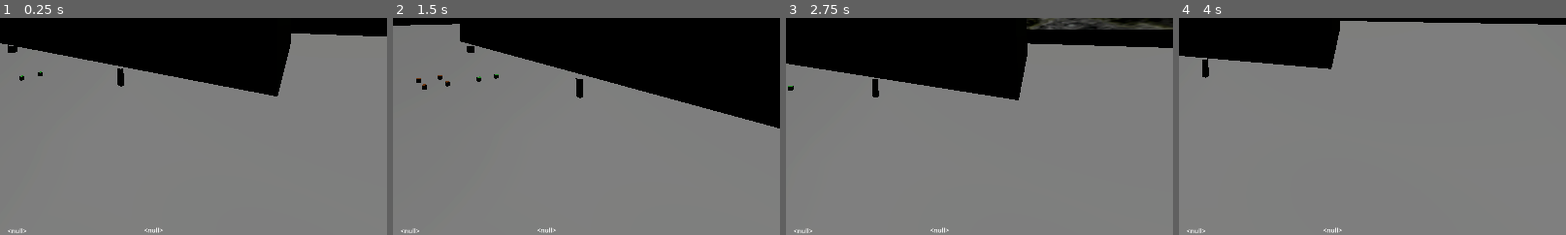
Above: before the commit, frames 1-4 (left to right).
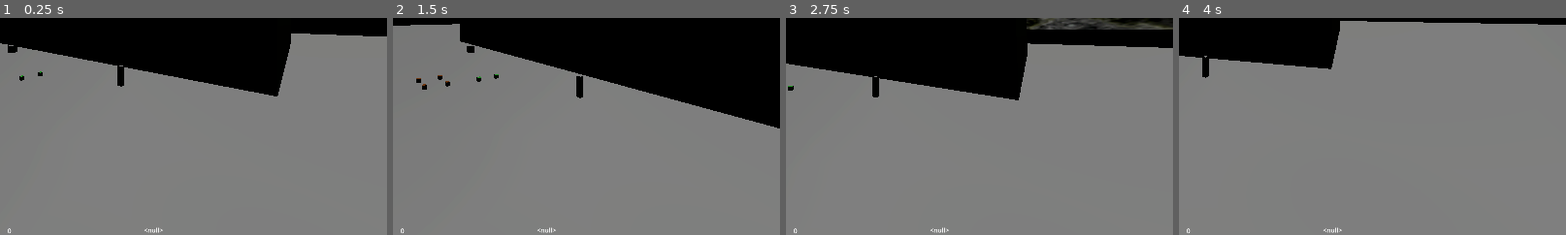
Above: after the commit, the same moments.

Repository: sharwenn-dev/debasement-game
Game: Godot game, scene res://test_world.tscn
Same seed, same stepped clock (60 frames per second), same inputs: the game is played once before the commit and once after it.
Inputs (mouse positions are % of the whole screen's width and height, from its top left):
- Up to frame 1 (0.25 s): no input
- Up to frame 2 (1.5 s): tap Enter (ui_accept) at 0.5, 0.77 s; move the mouse to (55, 50) at 0.52 s; hold Up (ui_up) from 0.53 s (still down); tap F (interact) at 0.6, 1.35 s; move the mouse to (45, 50) at 1.27 s
- Up to frame 3 (2.75 s): keep holding Up (ui_up); tap Enter (ui_accept) at 1.52 s; move the mouse to (52, 48) at 2.02 s; tap F (interact) at 2.1 s
- Up to frame 4 (4 s): keep holding Up (ui_up); tap Enter (ui_accept) at 2.75, 3.02, 3.77 s; move the mouse to (49, 52) at 2.77 s; tap F (interact) at 2.85, 3.6 s; move the mouse to (57, 51) at 3.52 s
The pictures show only the part of the screen within x 38-88%, y 50-100%; the shares and areas given below are measured in that part.

The runs differ from the first frame. In frame 1, less than 0.1% of the frame differs, in the area x 2-33%, y 21-100%; in frame 2, less than 0.1%; in frame 3, less than 0.1%; in frame 4, less than 0.1%.

Commit message:
5/15 item class OVERHAUL and value/weapon prep

Diff:
--- a/base_human.gd
+++ b/base_human.gd
@@ -10,6 +10,7 @@
 	"health": 50,
 	"max_hunger": 100,
 	"hunger": 10,
+	"can_talk": true,
 	"talked_to": false,
 	"dialogue_set": dialogue,
 }
@@ -30,24 +31,29 @@
 	if can_be_hit:
 		data.health = clamp(data.health - damage, 0, data.max_health)
 		can_be_hit = false
+		player.end_dialogue()
+		data.can_talk = false
 		var timer = get_tree().create_timer(0.2)
 		await timer.timeout
 		can_be_hit = true
 
+@warning_ignore("unused_parameter")
 func _physics_process(delta: float) -> void:
 	#if player.in_dialogue and dialogue_range.monitoring and not in_dialogue_range:
 		#player.end_dialogue() # FIX HERE!!!!
 	if data.health <= 0:
+		player.data.value_progs.kills += 1
 		queue_free()
 
 func interact():
 	#data.hunger = clamp(data.hunger + 30, 0, data.max_hunger)
 	#queue_free()
-	in_dialogue_range = true
-	dialogue_range.monitoring = true
-	player.do_dialogue(dialogue, 0, self)
-	data.talked_to = true
-	data.dialogue_set = dialogue2
+	if data.can_talk:
+		in_dialogue_range = true
+		dialogue_range.monitoring = true
+		player.do_dialogue(dialogue, 0, self)
+		data.talked_to = true
+		data.dialogue_set = dialogue2
 
 func _on_dialogue_range_body_entered(body: Node3D) -> void:
 	if body == player:
--- a/debase_player.tscn
+++ b/debase_player.tscn
@@ -135,21 +135,17 @@
 	in_dialogue = false
 	return
 
-func get_item(item, side, rotation):
+func get_item(item, side):
 	item.use_collision = false # probably change for type later
 	item.get_parent().remove_child(item)
 	side.add_child(item) #REMOVE PARENT, CHANGE PARENT
-	item.rotation = rotation
 	item.global_position = side.global_position
 
-func drop_item(item, rotation):
+func drop_item(item):
 	var point = floor_ray.get_collision_point()
-	var rand_rotate = randf()
 	item.get_parent().remove_child(item)
 	get_tree().get_root().add_child(item)
 	item.use_collision = true
-	rotation = rotation.normalized()
-	item.rotate_object_local(rotation, rand_rotate)
 	item.global_position = point
 	item.global_position.y += 0.05
 
@@ -161,12 +157,12 @@
 
 	if Input.is_action_just_pressed(\"drop_left\") and data.left != null \\
 	and is_on_floor():
-		drop_item(data.left, data.left.floor_rotation)
+		drop_item(data.left)
 	if Input.is_action_just_pressed(\"drop_right\") and data.right != null \\
 	and is_on_floor():
-		drop_item(data.right, data.right.floor_rotation)
-
-	$head/Camera3D/HUD/left_test.text = str(data.left)
+		drop_item(data.right)
+
+	$head/Camera3D/HUD/left_test.text = str(data.value_progs.kills)
 	$head/Camera3D/HUD/right_test.text = str(data.right)
 	if Input.is_action_just_pressed(\"left_click\") and data.left != null:
 		data.left.activate()
@@ -185,9 +181,9 @@
 	elif hit and hit.is_in_group(\"Item\") and not in_dialogue:
 		can_pickup = true
 		if Input.is_action_just_pressed(\"left_click\") and data.left == null:
-			get_item(hit, left_node, hit.pickup_rotation)
+			get_item(hit, left_node)
 		elif Input.is_action_just_pressed(\"right_click\") and data.right == null:
-			get_item(hit, right_node, hit.pickup_rotation)
+			get_item(hit, right_node)
 	else:
 		can_interact = false
 		can_pickup = false
--- a/hit_box.tscn
+++ b/hit_box.tscn
@@ -1,8 +1,12 @@
-[gd_scene load_steps=3 format=3 uid="uid://scwaqkagbi3a"]
+[gd_scene load_steps=4 format=3 uid="uid://scwaqkagbi3a"]
 
 [ext_resource type="Script" uid="uid://c1pgidpmch25f" path="res://hit_box.gd" id="1_hmo53"]
 
 [sub_resource type="BoxShape3D" id="BoxShape3D_r4pjb"]
+
+[sub_resource type="StandardMaterial3D" id="StandardMaterial3D_hmo53"]
+transparency = 1
+albedo_color = Color(0.87451, 0.054902, 0.0901961, 1)
 
 [node name="hit_box" type="Area3D"]
 script = ExtResource("1_hmo53")
@@ -11,4 +15,8 @@
 shape = SubResource("BoxShape3D_r4pjb")
 debug_color = Color(0, 0.6, 0.701961, 1)
 
+[node name="CSGBox3D" type="CSGBox3D" parent="."]
+transform = Transform3D(1, 0, 0, 0, 1, 0, 0, 0, 1, 0.00360966, 0, 0)
+material = SubResource("StandardMaterial3D_hmo53")
+
 [connection signal="body_entered" from="." to="." method="_on_body_entered"]
--- /dev/null
+++ b/items/base_item.gd
@@ -0,0 +1,16 @@
+class_name BaseItem extends CSGBox3D
+
+@onready var player = get_tree().get_first_node_in_group("Player")
+@onready var data = player.data
+
+var current_scene = null
+var origin_scene = null
+
+func _ready() -> void:
+	current_scene = get_tree().current_scene
+	origin_scene = current_scene
+
+func check_origin():
+	current_scene = get_tree().current_scene
+	if origin_scene != current_scene:
+		queue_free()
--- /dev/null
+++ b/items/base_item.tscn
@@ -0,0 +1,6 @@
+[gd_scene load_steps=2 format=3 uid="uid://cytnfro4xomb5"]
+
+[ext_resource type="Script" uid="uid://ba1f5mhb3v0pm" path="res://items/base_item.gd" id="1_m53hc"]
+
+[node name="base_item" type="CSGBox3D"]
+script = ExtResource("1_m53hc")
--- a/items/food_item.gd
+++ b/items/food_item.gd
@@ -1,7 +1,8 @@
-extends CSGBox3D
+extends BaseItem
 
-@onready var player = get_tree().get_first_node_in_group("Player")
-@onready var data = player.data
+@warning_ignore("unused_parameter")
+func _process(delta: float) -> void:
+	check_origin()
 
 func activate():
 	data.hunger = clamp(data.hunger + 30, 0, data.max_hunger)
--- a/items/health_item.gd
+++ b/items/health_item.gd
@@ -1,7 +1,8 @@
-extends CSGBox3D
+extends BaseItem
 
-@onready var player = get_tree().get_first_node_in_group("Player")
-@onready var data = player.data
+@warning_ignore("unused_parameter")
+func _process(delta: float) -> void:
+	check_origin()
 
 func activate():
 	data.health = clamp(data.health + 20, 0, data.max_health)
--- a/items/test_weapon.gd
+++ b/items/test_weapon.gd
@@ -1,21 +1,12 @@
-extends CSGBox3D
-
-@onready var player = get_tree().get_first_node_in_group("Player")
-@onready var data = player.data
+extends BaseItem
 
 @onready var hitbox = preload("res://hit_box.tscn")
 
-var floor_rotation = Vector3(
-	randf_range(-PI, PI),
-	randf_range(-PI, PI), # THIS IS SO WEIRD
-	randf_range(-PI, PI)
-)
-var pickup_rotation = Vector3(0, 0, 0)
-
 var can_be_used = true
 
-func _ready() -> void:
-	rotation_degrees = floor_rotation
+@warning_ignore("unused_parameter")
+func _process(delta: float) -> void:
+	check_origin()
 
 func activate():
 	can_be_used = false
@@ -23,7 +14,7 @@
 	#queue_free()
 	var hitbox_instance = hitbox.instantiate()
 	player.hitbox_pos.add_child(hitbox_instance)
-	hitbox_instance.damage = 50
+	hitbox_instance.damage = 10
 	hitbox_instance.global_position = player.hitbox_pos.global_position
 	var timer = get_tree().create_timer(0.1)
 	await timer.timeout
--- a/items/test_weapon.tscn
+++ b/items/test_weapon.tscn
@@ -6,5 +6,5 @@
 transform = Transform3D(1, 0, 0, 0, -4.37114e-08, -1, 0, 1, -4.37114e-08, 0, 0.503021, 0)
 use_collision = true
 collision_layer = 2
-size = Vector3(0.1, 0.69303, 0.1)
+size = Vector3(0.1, 0.1, 0.8)
 script = ExtResource("1_p266q")
Not shown, added: items/base_item.gd.uid
